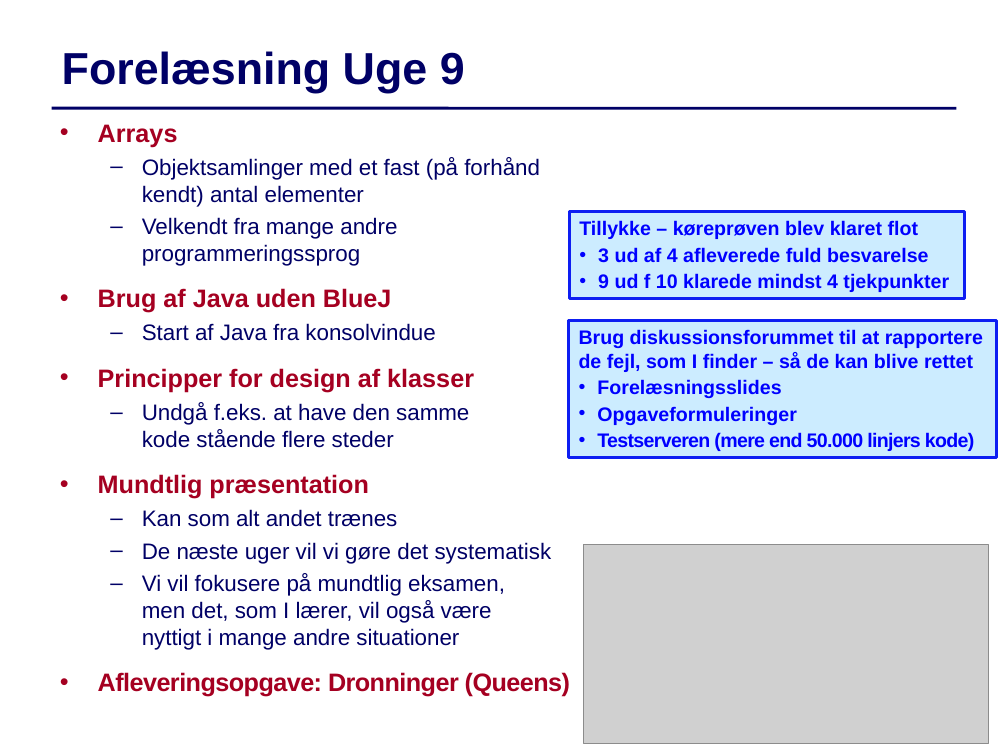
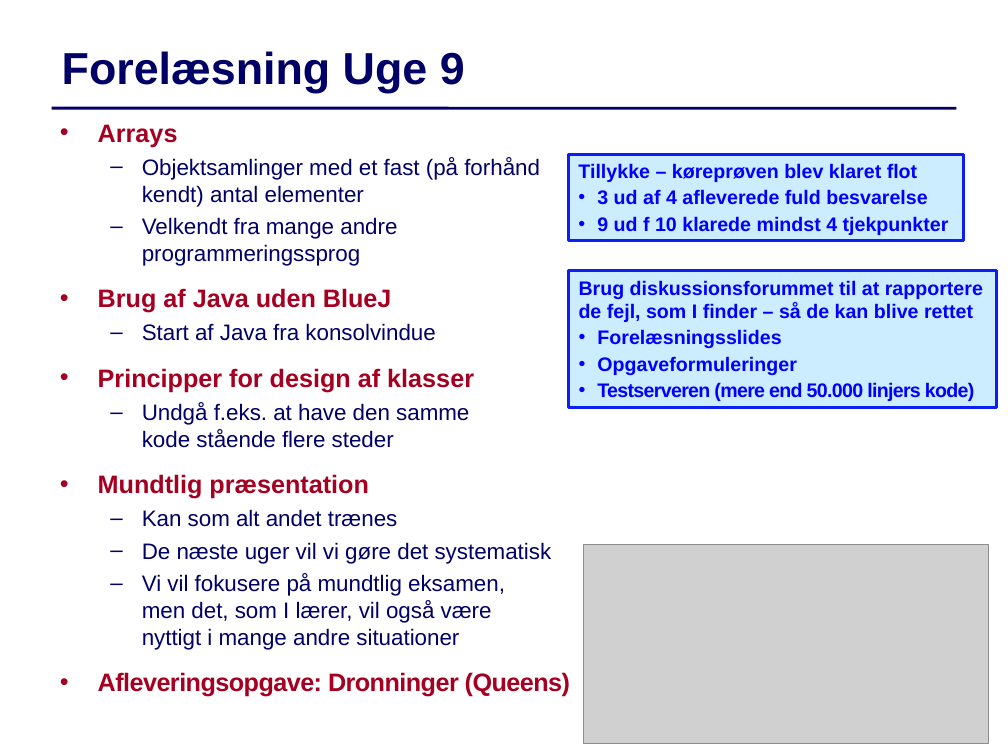
Before and after one commit to IntProgAU/Materiale, a slide deck: slide 1 of web/e22/uge_9/Slides-Uge9.pptx. Drawn at 1008x756 pixels with LibreOffice and Linux fonts; fonts in the diff are those of the drawing; grey boxes stand for pictures. Boxes give left, top, right and bottom in pixels: in the first picture for what was removed or moved away, otherwise in the second. Text is boxed around its words. In the diff, an @@ line names an element or a change of style, - is before the commit and + after.

```diff
--- a/web/e22/uge_9/Slides-Uge9.pptx
+++ b/web/e22/uge_9/Slides-Uge9.pptx
@@ rectangle "Tillykke – køreprøven blev klaret ...": place and size @@
-rectangle "Tillykke – køreprøven blev klaret ..." at (570,212,965,298)
+rectangle "Tillykke – køreprøven blev klaret ..." at (569,154,964,241)
@@ rectangle "Brug diskussionsforummet til at rapportere ...": place and size @@
-rectangle "Brug diskussionsforummet til at rapportere ..." at (569,321,996,458)
+rectangle "Brug diskussionsforummet til at rapportere ..." at (569,270,996,407)
```
Also in this commit, not shown: 1 other slide changed, 1 slide added, 1 other file.
